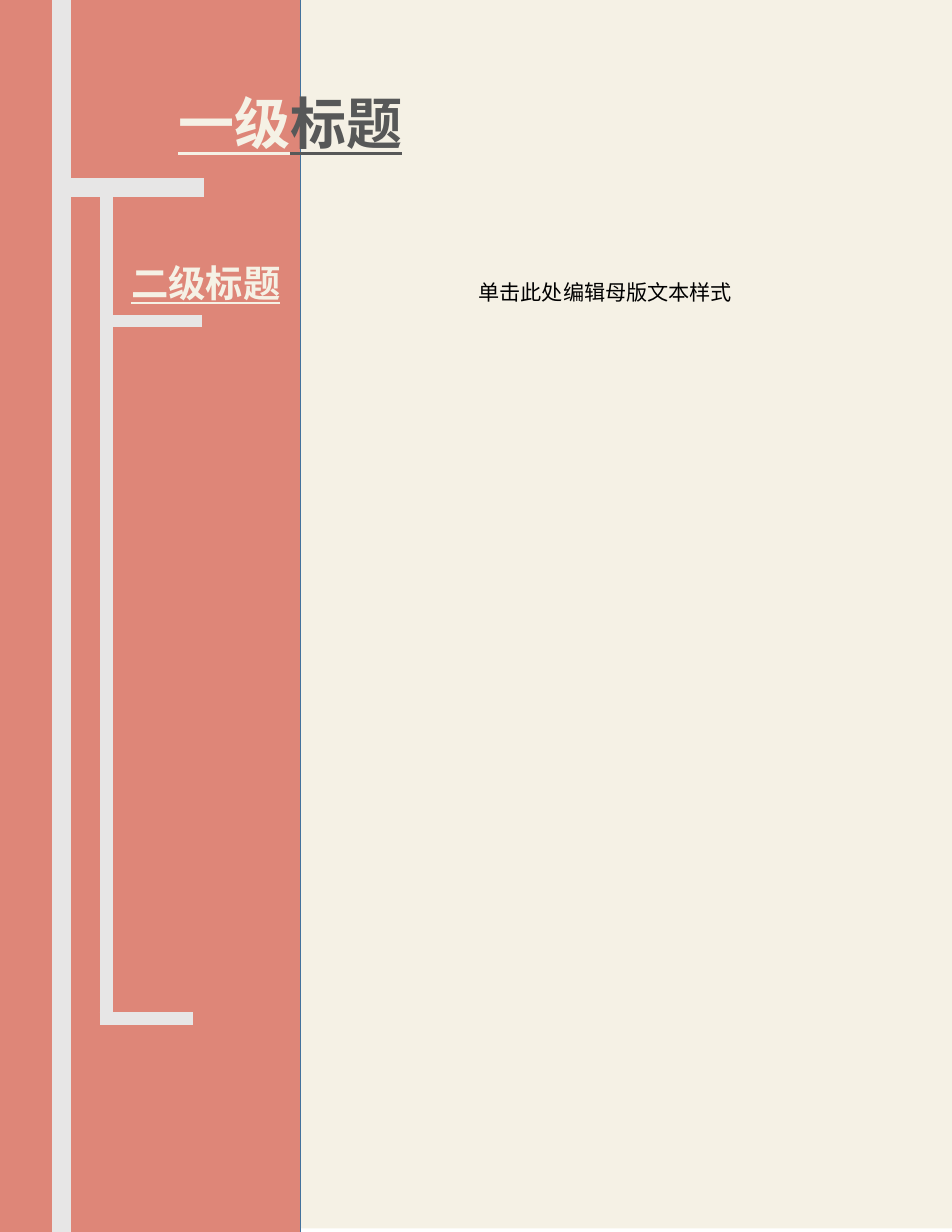
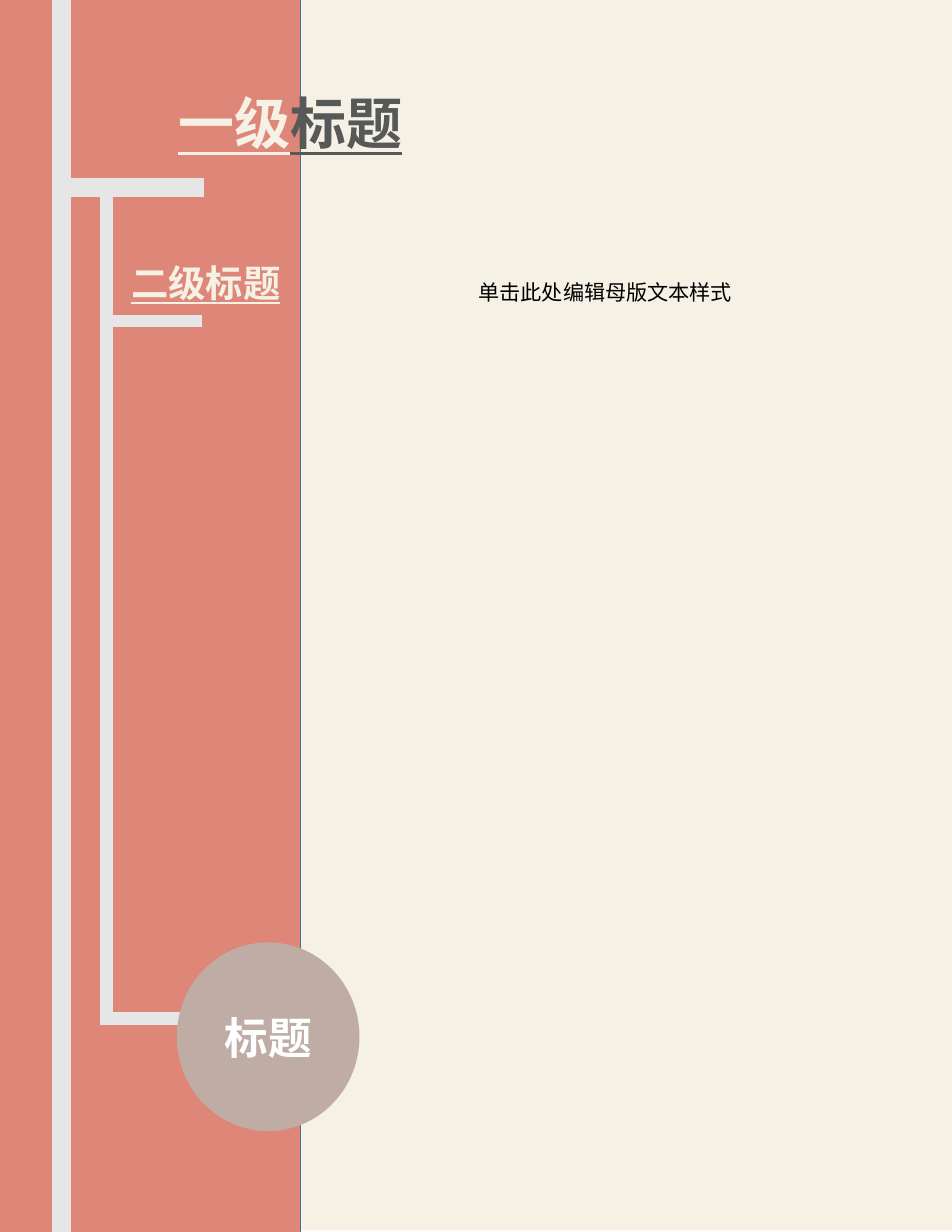
Before and after one commit to XLP-Based-Courses/-, a slide deck: slide 10 of 学习报告文本/学习报告模板.pptx (slide 11 before the commit). Drawn at 952x1232 pixels with LibreOffice and Linux fonts; fonts in the diff are those of the drawing. Boxes give left, top, right and bottom in pixels: in the first picture for what was removed or moved away, otherwise in the second. Text is boxed around its words. In the diff, an @@ line names an element or a change of style, - is before the commit and + after.

```diff
--- a/学习报告文本/学习报告模板.pptx
+++ b/学习报告文本/学习报告模板.pptx
@@ ellipse added at (x1=177, y1=942, x2=360, y2=1131), fill #BFADA5, 28 pt, text #FFFFFF, bold @@
+标题
```
Also in this commit, not shown: 1 other slide changed, 5 slides added, 3 slides removed.
